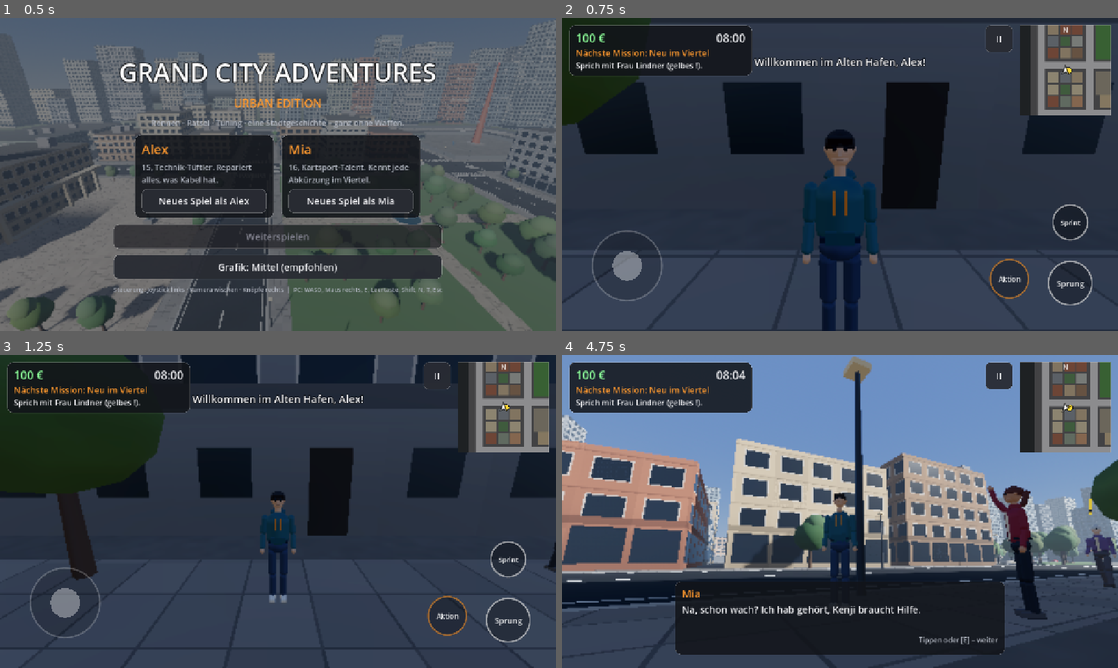
Above: before the commit, frames 1-4 (two rows, left to right).
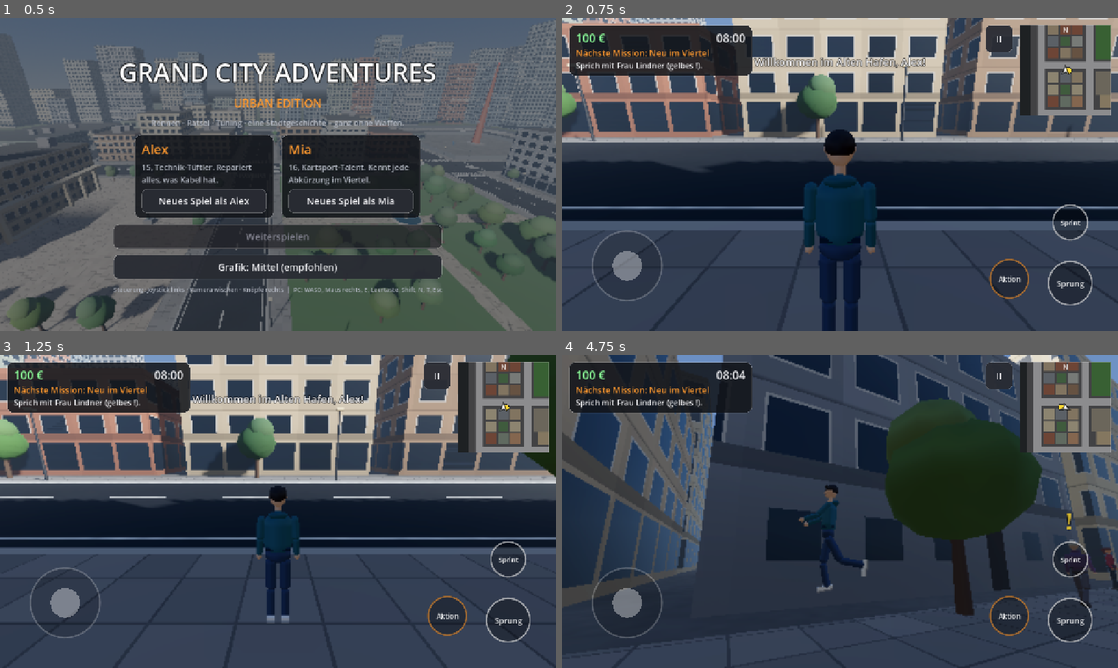
Above: after the commit, the same moments.

Repository: thoxai/grand-city-adventures-
Game: Godot game, scene res://scenes/main.tscn
Same seed, same stepped clock (60 frames per second), same inputs: the game is played once before the commit and once after it.
Inputs (mouse positions are in pixels of both pictures, inside the frame that each line leads up to):
- Up to frame 1 (0.5 s): no input
- Up to frame 2 (0.75 s): click "Neues Spiel als Alex" at 0.5 s
- Up to frame 3 (1.25 s): no input
- Up to frame 4 (4.75 s): move the mouse to (962, 495) at 1.27 s; hold D (move_right) 1.28-2 s; tap E (interact) at 1.35 s; click (962, 495) at 1.42 s; tap Space (jump) at 1.52, 4.52 s; drag from (728, 527) to (812, 574) at 2.02 s; move the mouse to (895, 442) at 2.77 s; hold D (move_right) 2.78-3.5 s; hold Shift (sprint) 2.78-3.5 s; drag from (812, 574) to (673, 464) at 3.52 s; move the mouse to (1006, 558) at 4.27 s; hold A (move_left) from 4.28 s (still down); tap F at 4.35 s

Frame 1 is identical in both runs. In frame 2, 43% of the frame differs, in the area x 0-100%, y 0-100%; in frame 3, 43%; in frame 4, 74%, in the area x 0-100%, y 0-99%.

Commit message:
Web-Export: Compatibility-Renderer für Web, Build-Skript mit Upload-ZIP
- rendering_method.web = gl_compatibility (WebGL 2)
- tools/export_web.sh baut export/web/ und ein ZIP inkl. .htaccess
- Kamera blickt beim Start zur Straße statt auf die Hauswand
- README: Anleitung zum Hochladen auf einen Webserver

Co-Authored-By: Claude Opus 5.5 <noreply@anthropic.com>
Claude-Session: https://claude.ai/code/session_0121G8SLpZKd7gWYDJct1hEW

Diff:
--- a/project.godot
+++ b/project.godot
@@ -48,6 +48,7 @@
 
 renderer/rendering_method="mobile"
 renderer/rendering_method.mobile="mobile"
+renderer/rendering_method.web="gl_compatibility"
 textures/vram_compression/import_etc2_astc=true
 lights_and_shadows/directional_shadow/size=2048
 lights_and_shadows/directional_shadow/size.mobile=2048
--- a/scripts/main.gd
+++ b/scripts/main.gd
@@ -135,7 +135,7 @@
 	_reset_cars()
 	player.global_position = CityLayout.poi("home")
 	player.velocity = Vector3.ZERO
-	camera_rig.yaw = PI
+	camera_rig.yaw = 0.0  # Blick zur Straße
 	_begin_play()
 	hud.toast("Willkommen im Alten Hafen, %s!" % GameState.character_name(), 4.0)
 
Not shown, added: tools/export_web.sh
